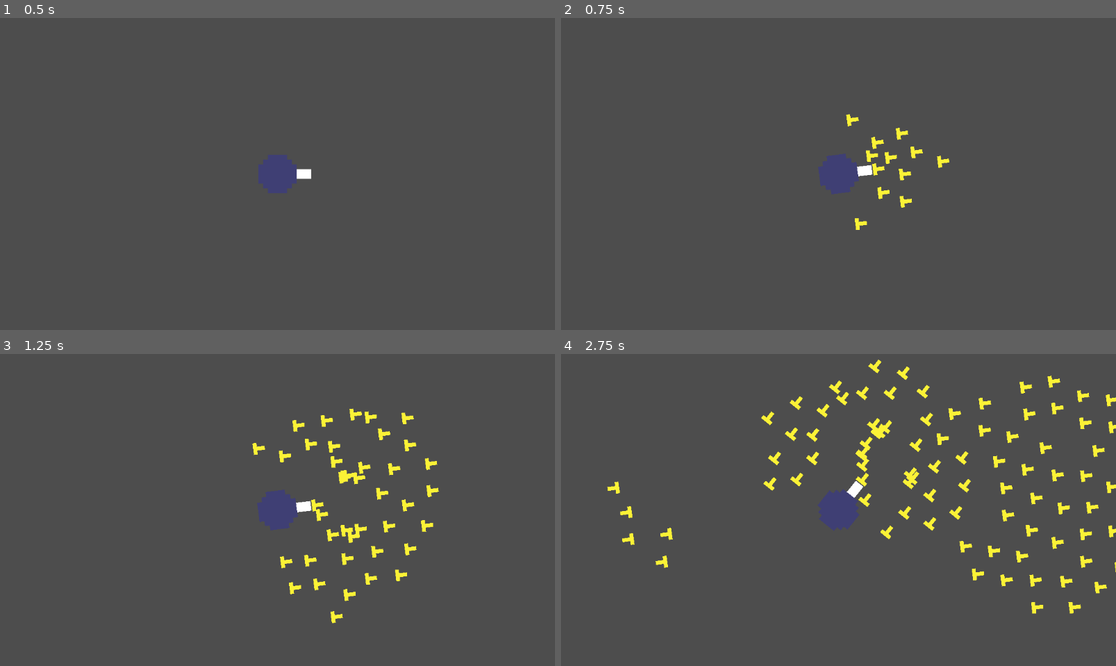
Above: before the commit, frames 1-4 (two rows, left to right).
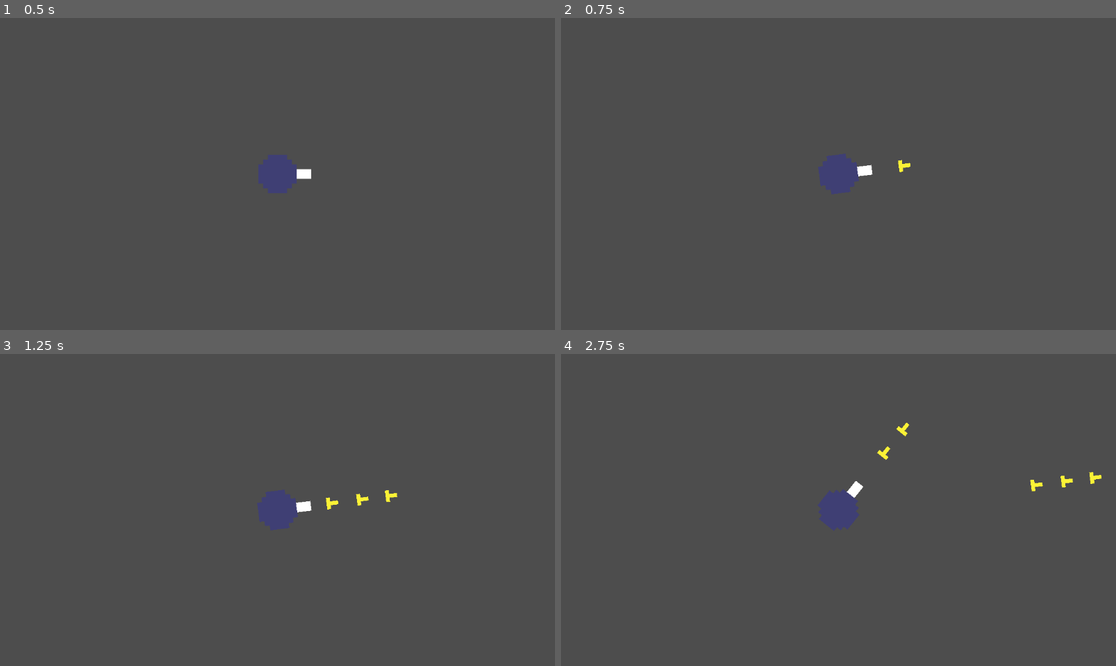
Above: after the commit, the same moments.

Repository: fisabreyt123-spec/shootem-up---first-game
Game: Godot game, scene res://Root.tscn
Two runs of this game, one before a commit and one after it. Both use one fixed random seed, a clock stepped at 60 frames per second and the inputs below.
Inputs (mouse positions are in pixels of both pictures, inside the frame that each line leads up to):
- Up to frame 1 (0.5 s): no input
- Up to frame 2 (0.75 s): tap Enter at 0.5 s; move the mouse to (960, 158) at 0.52 s; press the mouse at (960, 158) at 0.53 s
- Up to frame 3 (1.25 s): no input
- Up to frame 4 (2.75 s): move the mouse to (727, 525) at 1.27 s; release the mouse at (727, 525) at 1.28 s; click (727, 525) at 1.35 s; move the mouse to (894, 441) at 2.02 s; press the mouse at (894, 441) at 2.03 s

Frame 1 is identical in both runs. In frame 2, 0.6% of the frame differs, in the area x 51-70%, y 30-68%; in frame 3, 2.0%; in frame 4, 4.1%, in the area x 8-100%, y 1-84%.

Commit message:
Add shooting cooldown and auto-fire timing
Introduce a simple firing rate limiter to player.gd. Added start, max_time and current_time variables and updated _physics_process to: fire immediately on first press, then accumulate delta and fire again only after max_time has elapsed. A debug print(current_time) was added; current_time is reset after firing. This prevents continuous instant firing when the shoot action is held.

Diff:
--- a/player.gd
+++ b/player.gd
@@ -1,11 +1,24 @@
 extends CharacterBody2D
 var bullet_path=preload("res://bullet.tscn")
+var start = true
+var max_time = 0.3
+var current_time = 0
+
 
 #Mouse-following movement function + Shoot command
 func _physics_process(delta):
 	look_at(get_global_mouse_position())
 	if (Input.is_action_pressed("shoot")):
-		fire()
+		if start == true:
+			fire()
+			start = false
+		current_time += delta
+		print(current_time)
+		if current_time > max_time and start == false:
+			fire()
+			current_time = 0
+
+
 
 
 func fire():
